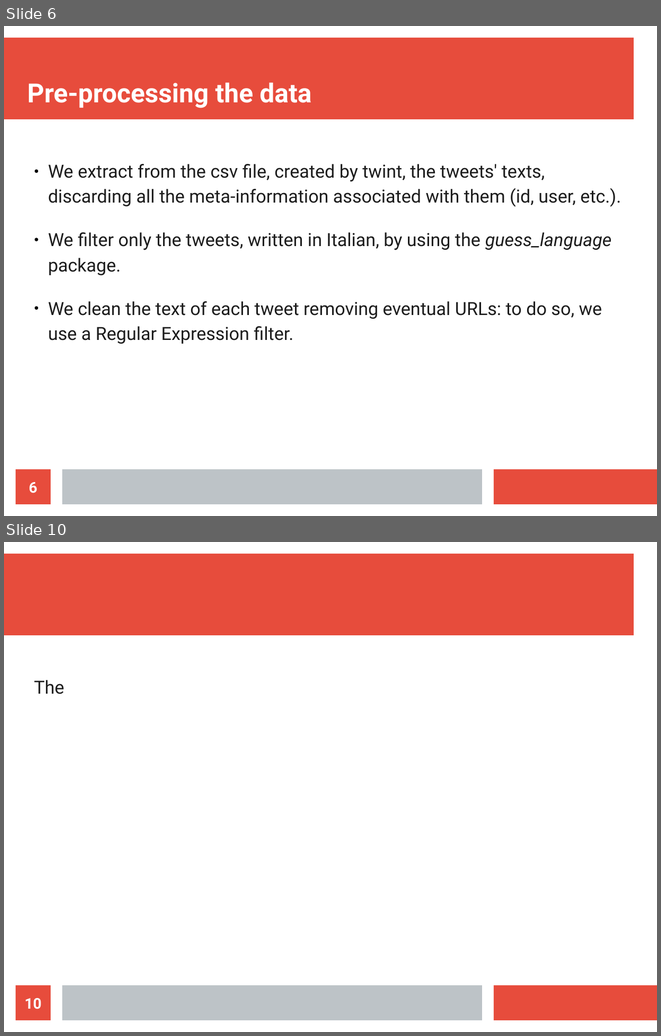
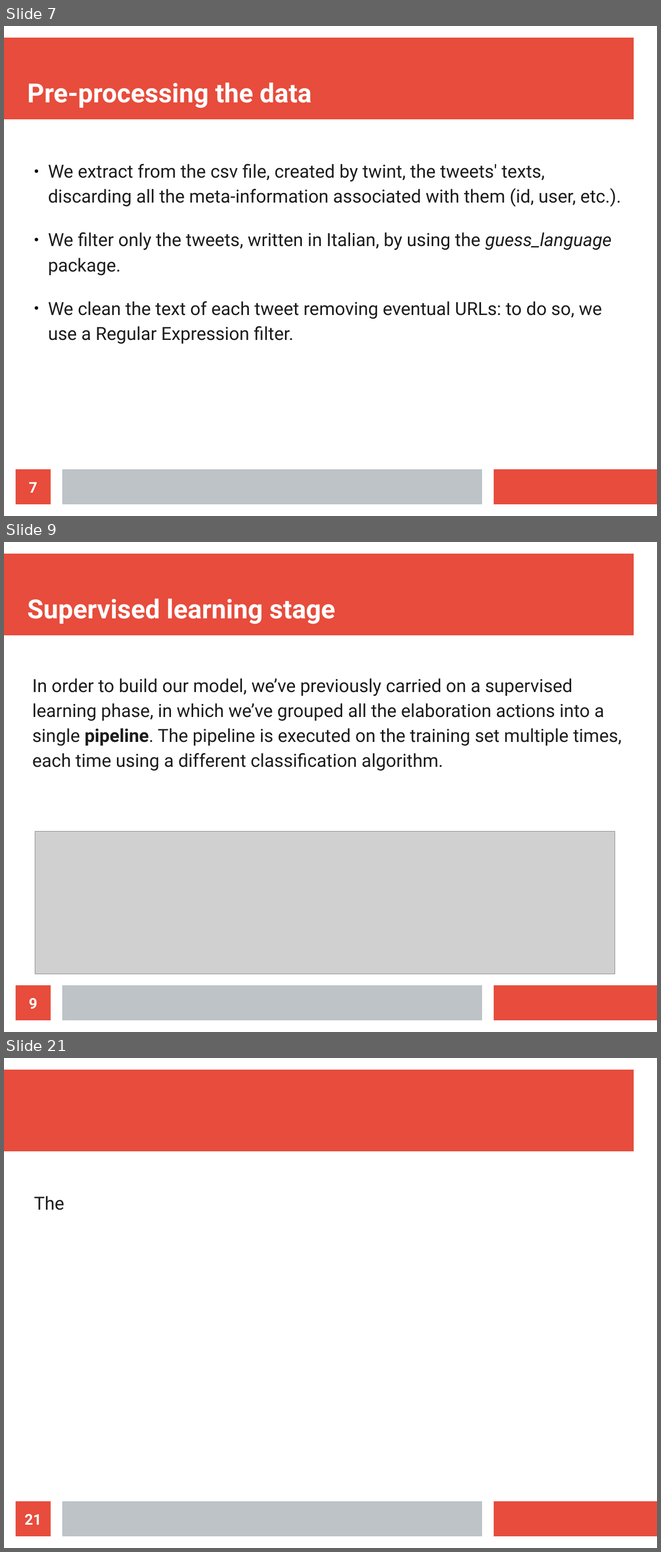
Before and after one commit to MarcoParola/STAD, a slide deck: doc/presentation.odp. Shown one above the other, each under a label of ours: slides 6 and 10 before the commit, slides 7, 9 and 21 after it; the slides between them are not shown. The pictures are 661x1036 and 661x1552 pixels, drawn with LibreOffice and Linux fonts; fonts in the diff are those of the drawing; grey boxes stand for pictures. Boxes give left, top, right and bottom in pixels: in the first picture for what was removed or moved away, otherwise in the second. Text is boxed around its words. In the diff, an @@ line names an element or a change of style, - is before the commit and + after.

```diff
--- a/doc/presentation.odp
+++ b/doc/presentation.odp
@@ slide 9 added at (4,542,657,1032), background #FFFFFF; not listed: 3 template elements that a slide beside it also shows @@
@@ title added at (27,598,335,624), 32 pt, text #FFFFFF, bold @@
+Supervised learning stage
@@ text added at (32,678,622,770), 22 pt, text #1C1C1C @@
+In order to build our model, we’ve previously carried on a supervised learning phase, in which we’ve grouped all the elaboration actions into a single pipeline. The pipeline is executed on the training set multiple times, each time using a different classification algorithm.
@@ picture added at (35,831,616,974) @@
@@ page number added at (16,985,51,1020), fill #E74C3C, 18 pt, text #FFFFFF, bold @@
+9
@@ what was slide 6 is now slide 7 @@
@@ page number at (29,482,37,492): text changed @@
-6
+7
@@ what was slide 10 is now slide 21 @@
@@ page number at (25,1514,42,1524): text changed @@
-10
+21
```
Also in this commit, not shown: 2 slides changed, 12 other slides added, 4 slides removed.
